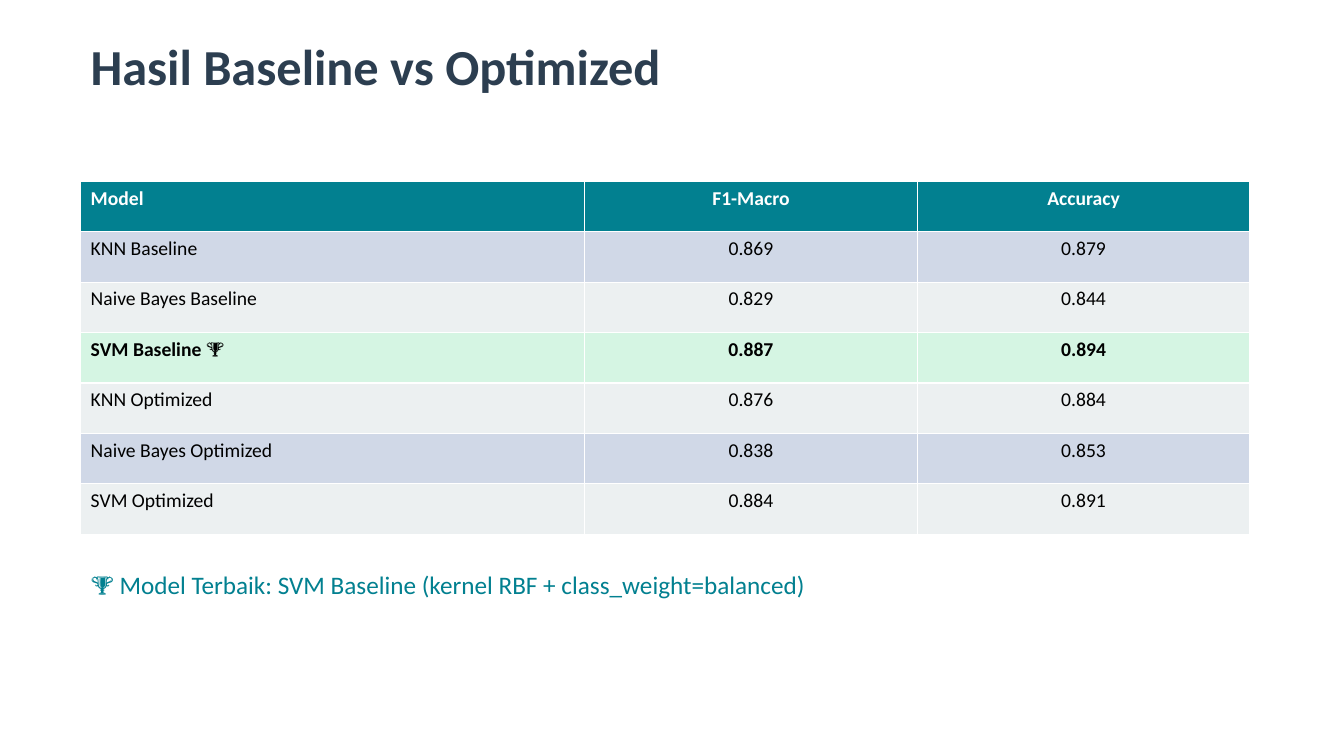
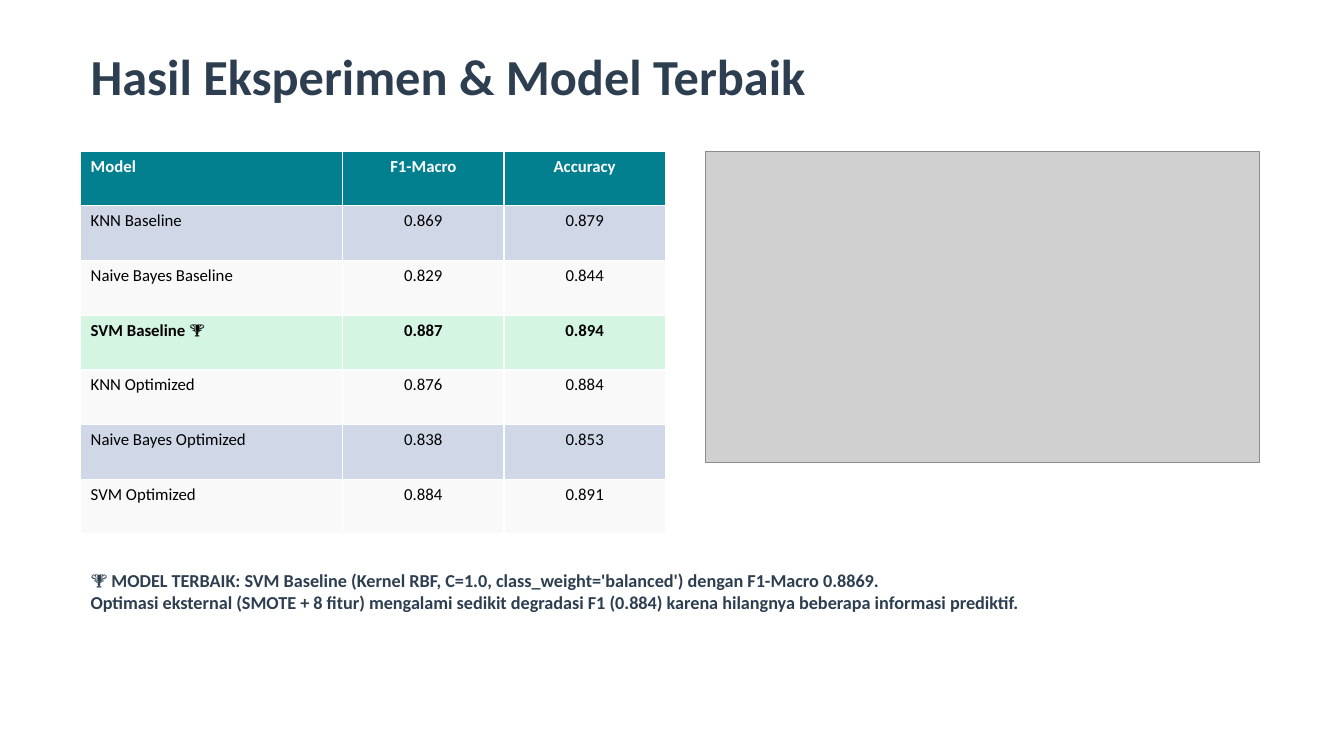
Before and after one commit to hafizmuzani011-collab/uas-ml-kelulusan, a slide deck: slide 5 of presentation/presentasi_uas_ml.pptx. Drawn at 1344x756 pixels with LibreOffice and Linux fonts; fonts in the diff are those of the drawing; grey boxes stand for pictures. Boxes give left, top, right and bottom in pixels: in the first picture for what was removed or moved away, otherwise in the second. Text is boxed around its words. In the diff, an @@ line names an element or a change of style, - is before the commit and + after.

Commit message:
docs: add images to professional presentation deck

```diff
--- a/presentation/presentasi_uas_ml.pptx
+++ b/presentation/presentasi_uas_ml.pptx
@@ text at box(91, 59, 805, 103): text changed @@
-Hasil Baseline vs Optimized
+Hasil Eksperimen & Model Terbaik
@@ table at box(81, 151, 665, 534) @@
@@ fill #ECF0F1 to #F9F9F9 in 9 cells @@
@@ size 14 to 12 pt @@
@@ table: place and size @@
-table at box(81, 181, 1250, 534)
+table at box(81, 151, 665, 534)
@@ picture added at box(706, 151, 1260, 463) @@
@@ text at box(91, 573, 1018, 612): text changed; size 18 to 13 pt; text colour #028090 to #2C3E50; bold on @@
-🏆 Model Terbaik: SVM Baseline (kernel RBF + class_weight=balanced)
+🏆 MODEL TERBAIK: SVM Baseline (Kernel RBF, C=1.0, class_weight='balanced') dengan F1-Macro 0.8869.
+Optimasi eksternal (SMOTE + 8 fitur) mengalami sedikit degradasi F1 (0.884) karena hilangnya beberapa informasi prediktif.
```
Also in this commit, not shown: 9 other slides changed, 2 other files.
